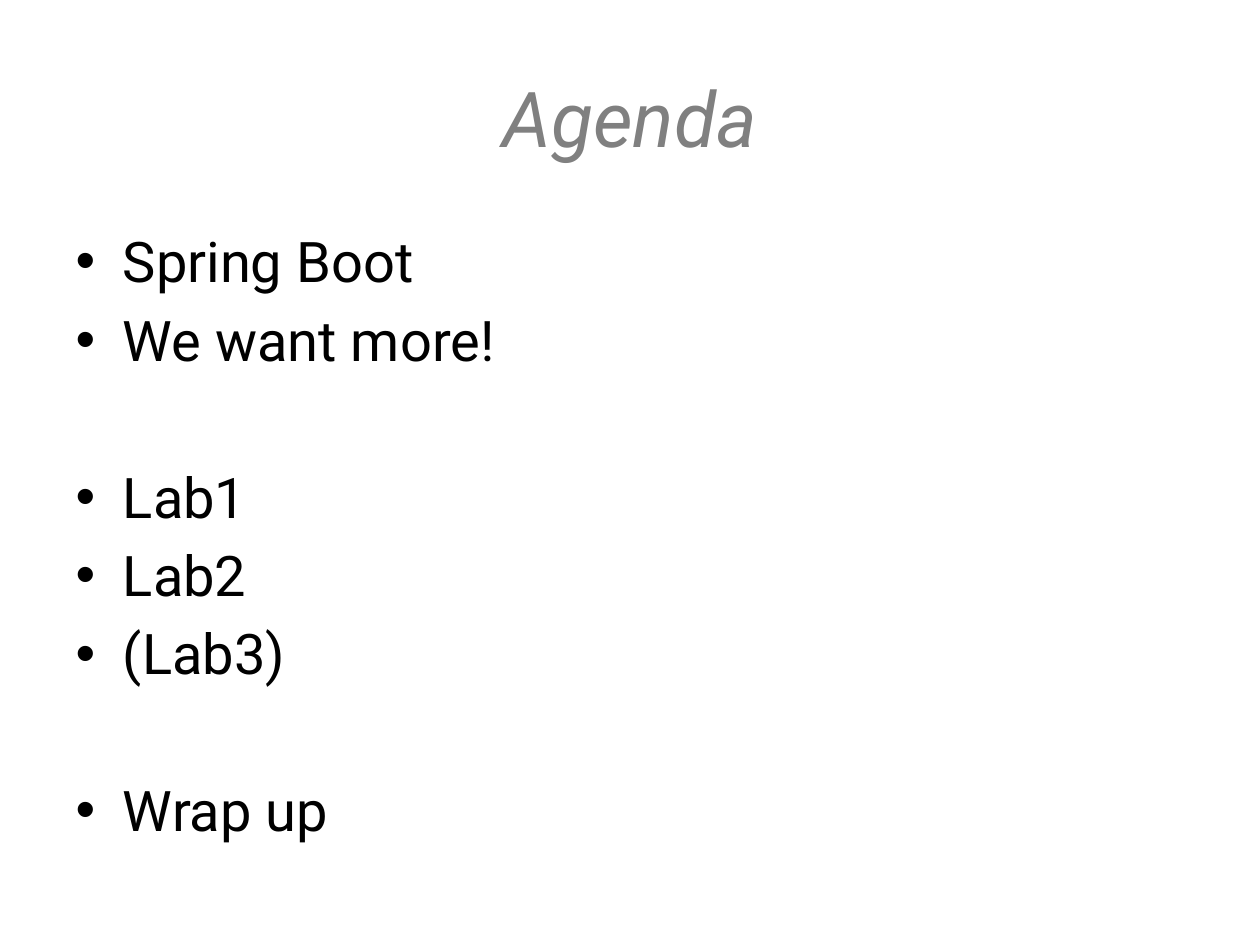
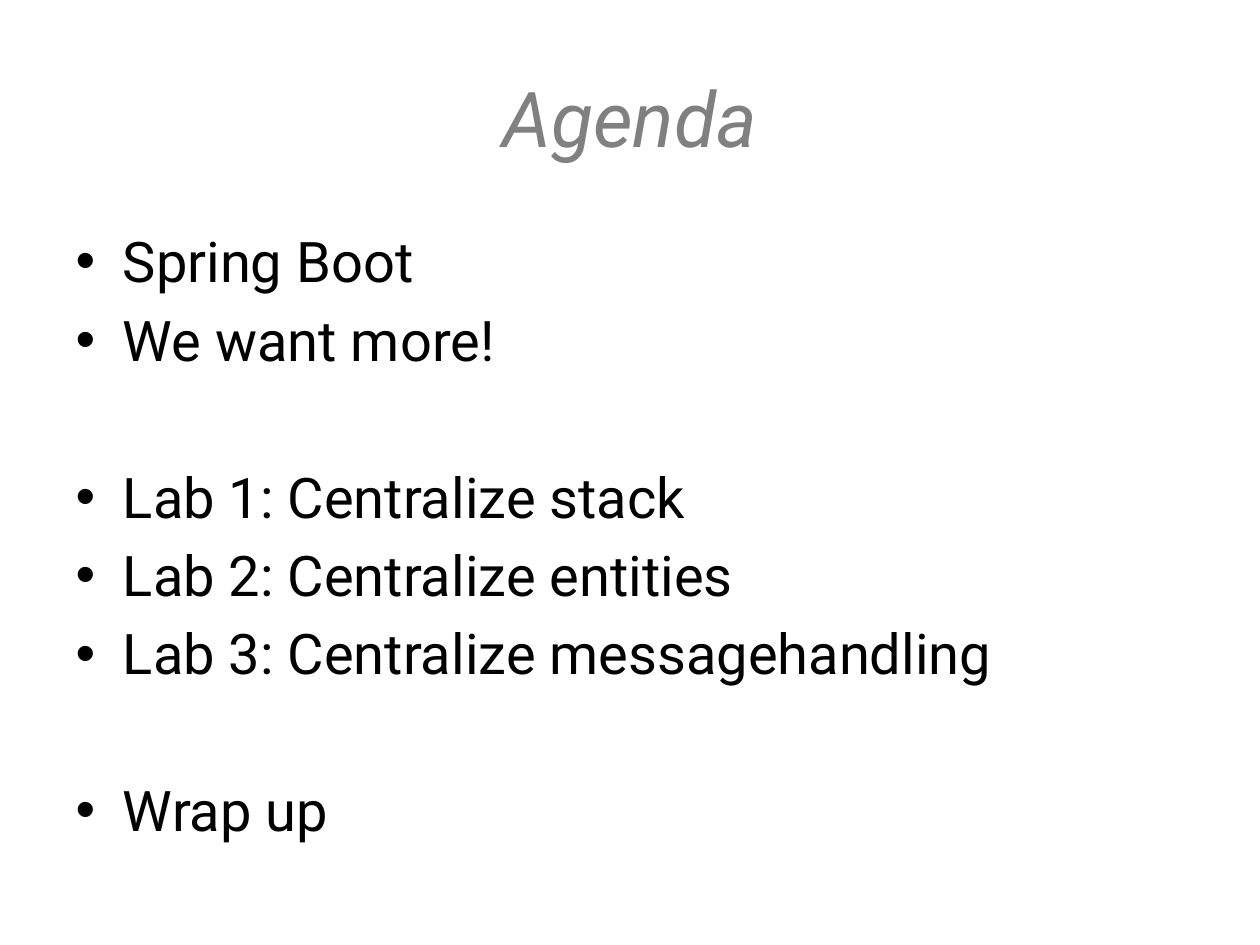
Before and after one commit to hawkeye-bot/springio2017, a slide deck: slide 3 of Spring boot - adapting to your environment.pptx. Drawn at 1260x945 pixels with LibreOffice and Linux fonts; fonts in the diff are those of the drawing; background and template pictures are left out. Boxes give left, top, right and bottom in pixels: in the first picture for what was removed or moved away, otherwise in the second. Text is boxed around its words. In the diff, an @@ line names an element or a change of style, - is before the commit and + after.

```diff
--- a/Spring boot - adapting to your environment.pptx
+++ b/Spring boot - adapting to your environment.pptx
@@ text at (x1=123, y1=476, x2=991, y2=686): text changed @@
-• Lab1
-• Lab2
-• (Lab3)
+• Lab 1: Centralize stack
+• Lab 2: Centralize entities
+• Lab 3: Centralize messagehandling
```
Also in this commit, not shown: 2 other slides changed.
